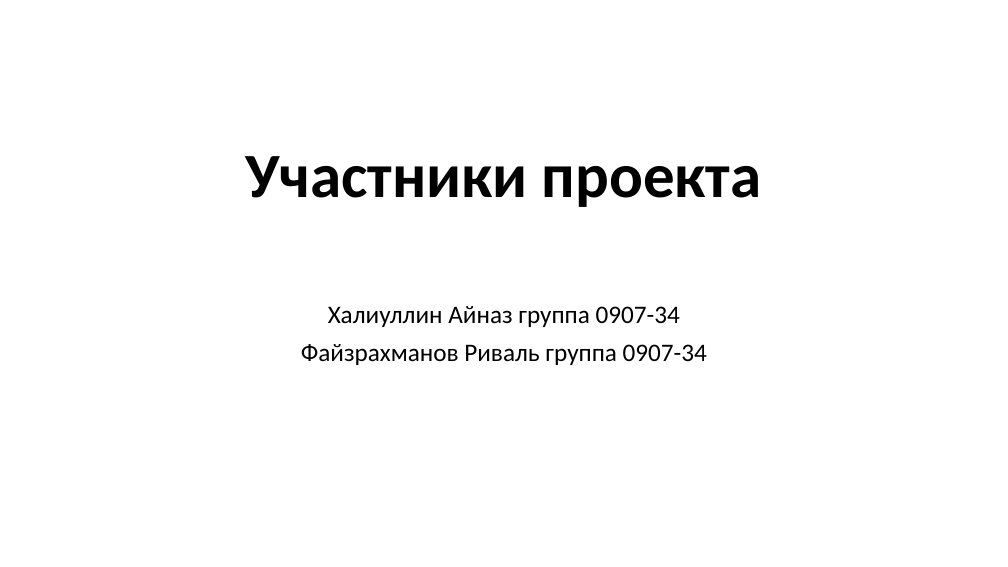
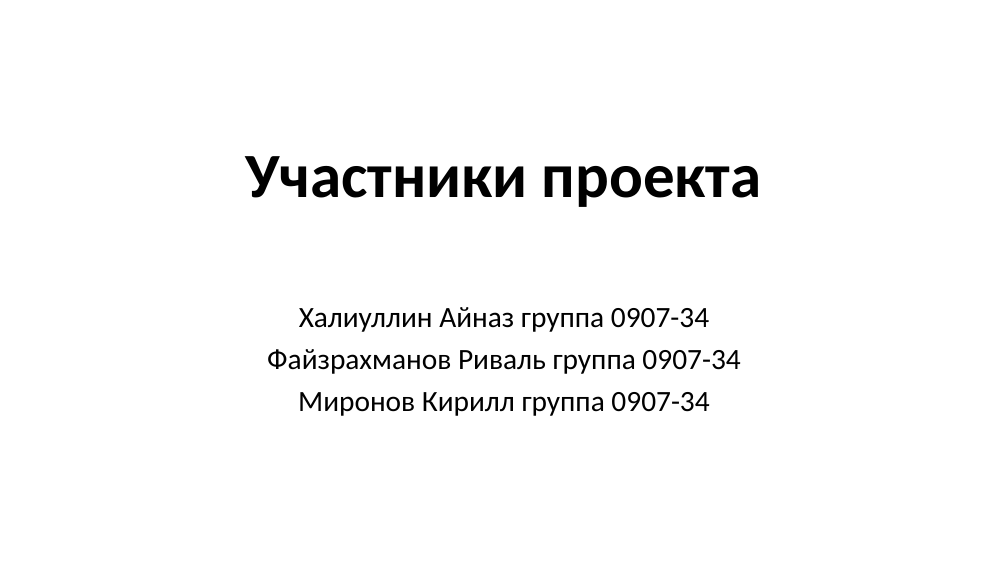
Before and after one commit to deyezaxo/TrippiTroppa, a slide deck: slide 1 of TrippiTroppa.pptx. Drawn at 1008x567 pixels with LibreOffice and Linux fonts; fonts in the diff are those of the drawing. Boxes give left, top, right and bottom in pixels: in the first picture for what was removed or moved away, otherwise in the second. Text is boxed around its words. In the diff, an @@ line names an element or a change of style, - is before the commit and + after.

```diff
--- a/TrippiTroppa.pptx
+++ b/TrippiTroppa.pptx
@@ subtitle at (267, 307, 740, 374): size 24 to 28 pt in "Халиуллин Айназ группа 0907-34", "Файзрахманов Риваль группа 0907-34" @@
@@ subtitle at (298, 392, 709, 416): paragraph added @@
+Миронов Кирилл группа 0907-34
```
Also in this commit, not shown: 1 slide added.
